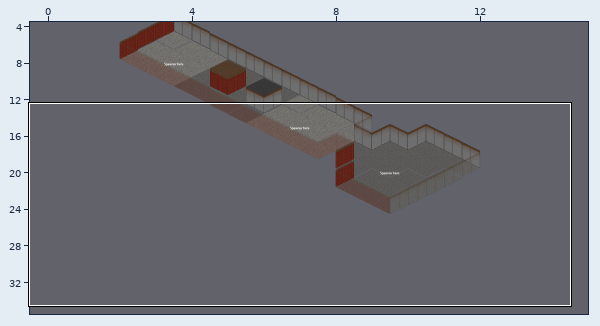
Tiled map: res/maps/map.tmx. The first picture is a wide view before the edit; the outline marks the close-up.
Close-up. Before the commit:
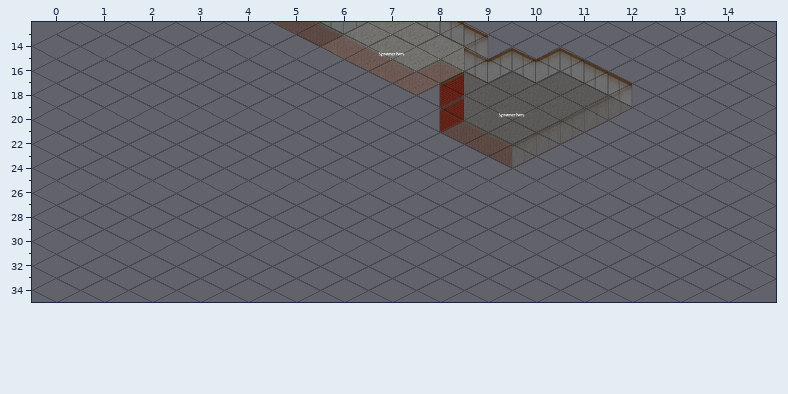
Cells are 128x65 px. Every second row is shifted by half a cell. Shown: x 0..14, y 13..34. The commit also changed other parts of the map, which this record leaves out.
Now the later version:
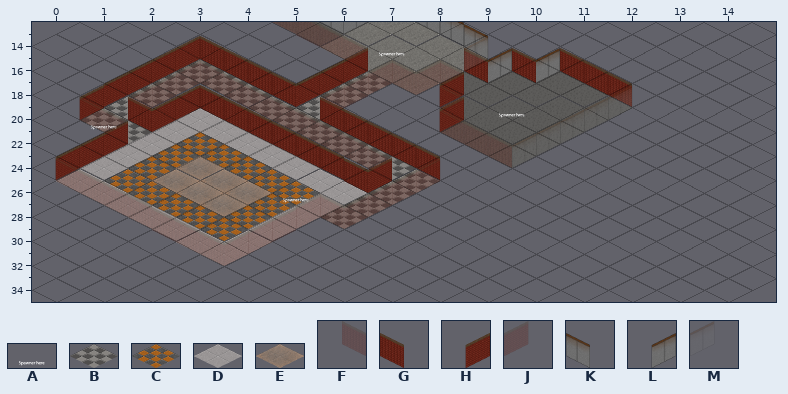
Key: from "floor": A 2 "spawner", B 8, C 9, D 10, E 11; from "walls": F 1 "wall", G 2 "wall", H 3 "wall", J 4 "wall", K 10 "wall", L 11 "wall", M 12 "wall".
_ is an empty cell, . an unchanged one.
Tiles of an added or newly shown layer are drawn over the layers below it.
The edit:
--- layer "tiles"
@@ x 0..7 @@
-16 ..._....
-17 ..__.._.
-18 .._._._.
-19 ._..__..
-20 ._._._..
-21 .___._..
-22 ..___._.
-23 .____._.
-24 ._____._
-25 ______._
-26 ._______
-27 .______.
-28 .._____.
-29 ..___...
-30 ...__...
-31 ..._....
+16 ...B....
+17 ..BB..B.
+18 ..B.B.B.
+19 .B..BB..
+20 .B.D.B..
+21 .BDD.B..
+22 ..DDD.B.
+23 .DDDD.B.
+24 .DDDDD.B
+25 DDDDDD.B
+26 .DDDDDDB
+27 .DDDDDB.
+28 ..DDDDB.
+29 ..DDD...
+30 ...DD...
+31 ...D....
--- layer "walls_main" (removed)
@@ x 6..12 @@
-16 F..KKK.
-17 F....K.
-18 .F....K
+16 _..___.
+17 _...._.
+18 ._...._
--- layer "walls_visible#" (removed)
@@ x 9..10 @@
-16 LL
+16 __
--- layer "walls_inv#" (removed)
@@ x 9..9 @@
-16 M
+16 _
--- layer "walls3" (added)
@@ x 0..10 @@
-15 .._........
-16 .._..._..__
-17 ._..._.....
-18 ._..._.....
-19 _._........
-20 .._........
+15 ..H........
+16 ..H...H..LL
+17 .H...H.....
+18 .H...H.....
+19 H.H........
+20 ..H........
@@ x 0..6 @@
-22 ._.....
-23 _......
-24 _......
-25 ......_
+22 .H.....
+23 H......
+24 H......
+25 ......H
--- layer "walls1" (added)
@@ x 6..6 @@
-16 _
+16 F
@@ x 0..7 @@
-18 ..._..._
-19 ..._....
-20 ...._...
-21 _..._...
-22 ._..._..
-23 ....._..
-24 ......_.
-25 ......_.
-26 _.......
-27 _.......
-28 ._......
-29 ._..._..
-30 .._.....
-31 .._.....
-32 ..._....
+18 ...F...F
+19 ...F....
+20 ....F...
+21 F...F...
+22 .F...F..
+23 .....F..
+24 ......F.
+25 ......F.
+26 F.......
+27 F.......
+28 .F......
+29 .F...F..
+30 ..F.....
+31 ..F.....
+32 ...F....
--- layer "walls2" (added)
@@ x 2..12 @@
-15 ._.........
-16 .._....___.
-17 .._......_.
-18 ..._......_
-19 ._.........
-20 _._._......
-21 .._._......
-22 ..._._.....
-23 ..._._.....
-24 ...._._....
-25 ...._......
+15 .G.........
+16 ..G....GGG.
+17 ..G......G.
+18 ...G......G
+19 .G.........
+20 G.G.G......
+21 ..G.G......
+22 ...G.G.....
+23 ...G.G.....
+24 ....G.G....
+25 ....G......
--- layer "walls4" (added)
@@ x 9..9 @@
-16 _
+16 M
@@ x 2..7 @@
-18 ._..._
-19 _..._.
-20 _..._.
+18 .J...J
+19 J...J.
+20 J...J.
@@ x 1..8 @@
-22 .._.....
-23 .__.....
-24 .___....
-25 ____....
-26 .____.._
-27 .___.._.
-28 ..__.._.
-29 .._.__..
-30 ...._...
-31 ..._....
-32 ..._....
+22 ..C.....
+23 .CC.....
+24 .CEC....
+25 CEEC....
+26 .CEEC..J
+27 .CEC..J.
+28 ..CC..J.
+29 ..C.JJ..
+30 ....J...
+31 ...J....
+32 ...J....
--- layer "spawners"
@@ x 1..1 @@
-20 _
+20 A
@@ x 5..5 @@
-26 _
+26 A
Boxes around the changes in both close-ups, in picture pixels (x1, y1, x2, y2):
changed: (55, 36, 464, 266)
changed: (464, 48, 632, 107)
